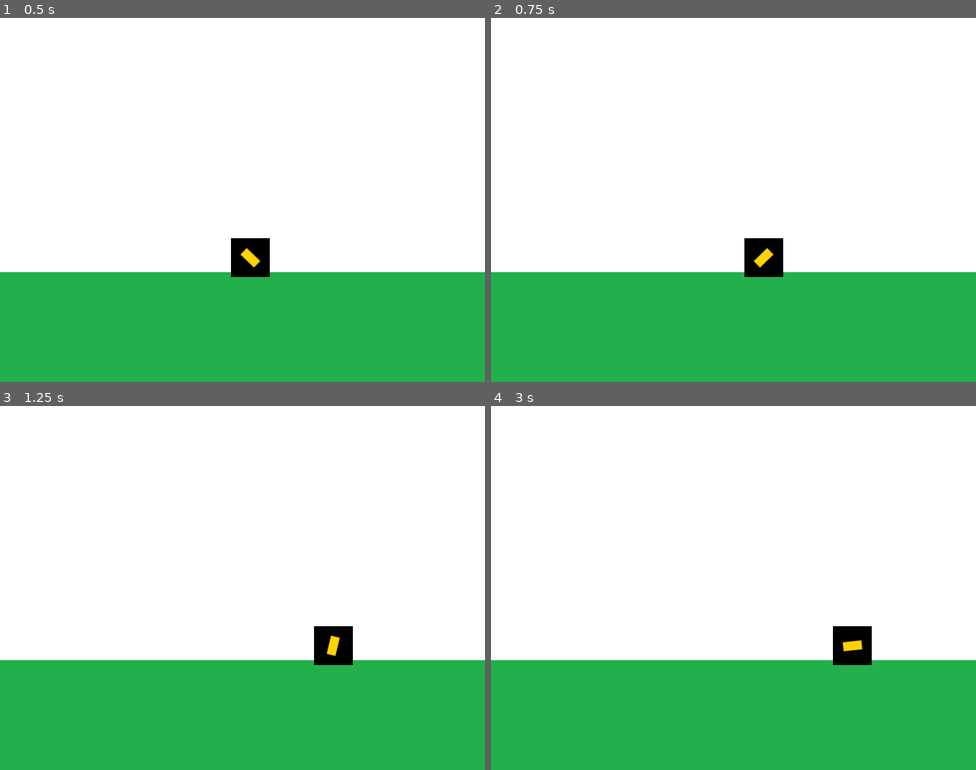
Above: before the commit, frames 1-4 (two rows, left to right).
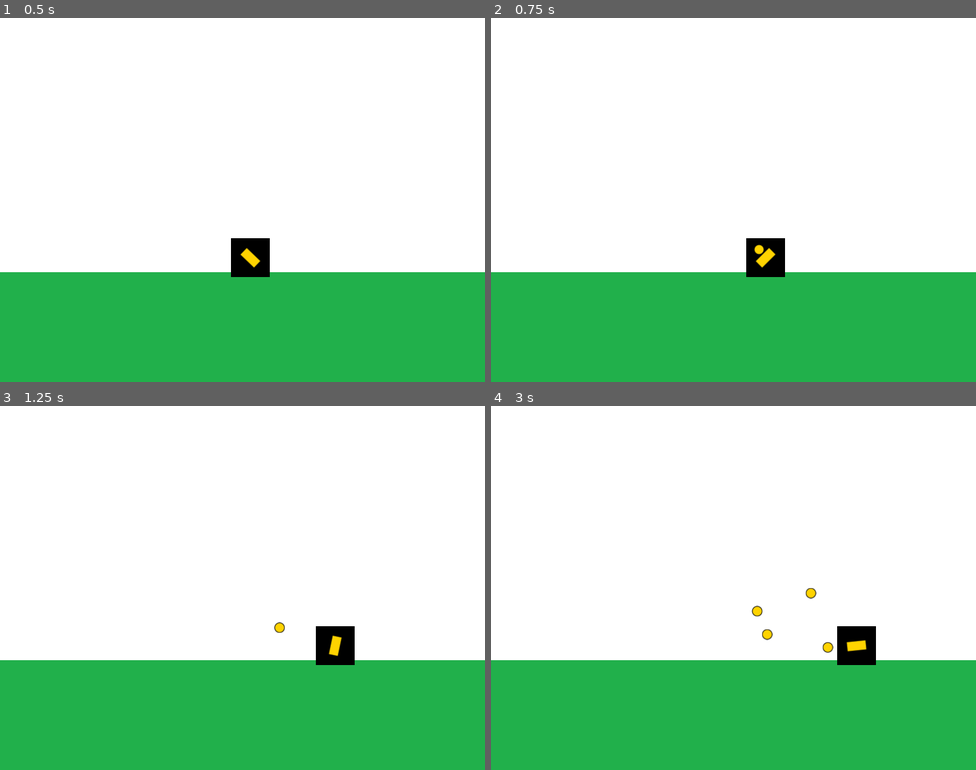
Above: after the commit, the same moments.

Repository: EnzoGalarza/entregas-idv-galarza-enzo
Game: Godot game, scene res://Main.tscn
The game is run twice, just before and just after one commit, with the same random seed, the same clock (stepped at 60 frames per second) and the same inputs.
Inputs (mouse positions are in pixels of both pictures, inside the frame that each line leads up to):
- Up to frame 1 (0.5 s): no input
- Up to frame 2 (0.75 s): tap Enter at 0.5 s; move the mouse to (840, 181) at 0.52 s; hold D (move_right) from 0.53 s (still down); click (840, 181) at 0.6 s
- Up to frame 3 (1.25 s): keep holding D (move_right)
- Up to frame 4 (3 s): move the mouse to (636, 606) at 1.27 s; release D (move_right) at 1.28 s; hold A (move_left) 1.28-2.03 s; click (636, 606) at 1.35 s; move the mouse to (782, 507) at 2.02 s; hold D (move_right) from 2.03 s (still down); click (782, 507) at 2.1 s; move the mouse to (709, 660) at 2.77 s; click (709, 660) at 2.85 s

Frame 1 is identical in both runs. In frame 2, 0.2% of the frame differs, in the area x 52-61%, y 60-72%; in frame 3, 0.2%; in frame 4, 0.5%, in the area x 53-80%, y 50-72%.
Error before the commit: Invalid call. Nonexistent function 'fire' in base 'Sprite (Cannon.gd)'. (res://entities/player/Player.gd:14)

Commit message:
Agrego disparos en el Cannon con direccion

Diff:
--- /dev/null
+++ b/entrega-2-galarza-enzo/Main.gd
@@ -0,0 +1,4 @@
+extends Node
+
+func _ready():
+	$Player.set_projectile_container(self)
--- a/entrega-2-galarza-enzo/Main.tscn
+++ b/entrega-2-galarza-enzo/Main.tscn
@@ -1,10 +1,12 @@
-[gd_scene load_steps=4 format=2]
+[gd_scene load_steps=5 format=2]
 
 [ext_resource path="res://entities/player/Player.tscn" type="PackedScene" id=1]
 [ext_resource path="res://assets/textures/background.png" type="Texture" id=2]
 [ext_resource path="res://assets/textures/floor.png" type="Texture" id=3]
+[ext_resource path="res://Main.gd" type="Script" id=4]
 
 [node name="Main" type="Node"]
+script = ExtResource( 4 )
 
 [node name="Background" type="TextureRect" parent="."]
 anchor_right = 1.0
--- /dev/null
+++ b/entrega-2-galarza-enzo/entities/AbstractProjectile.gd
@@ -0,0 +1,15 @@
+extends Sprite
+class_name Projectile
+
+var direction:Vector2
+
+func _ready():
+	set_physics_process(false)
+
+func set_starting_values(starting_position: Vector2, fire_direction : Vector2):
+	global_position = starting_position
+	self.direction = fire_direction
+	set_physics_process(true)
+
+func _physics_process(delta):
+	position += direction*50*delta
--- /dev/null
+++ b/entrega-2-galarza-enzo/entities/AbstractProjectile.tscn
@@ -0,0 +1,6 @@
+[gd_scene load_steps=2 format=2]
+
+[ext_resource path="res://entities/AbstractProjectile.gd" type="Script" id=1]
+
+[node name="Projectile" type="Sprite"]
+script = ExtResource( 1 )
--- a/entrega-2-galarza-enzo/entities/player/Cannon.gd
+++ b/entrega-2-galarza-enzo/entities/player/Cannon.gd
@@ -1,16 +1,16 @@
 extends Sprite
 
+onready var fire_position : Position2D = $FirePosition
 
-# Declare member variables here. Examples:
-# var a = 2
-# var b = "text"
+export (PackedScene) var projectile_scene : PackedScene
 
+var projectile_container : Node
 
-# Called when the node enters the scene tree for the first time.
-func _ready():
-	pass # Replace with function body.
+func fire():
+	var projectile_instance : Projectile = projectile_scene.instance()
+	var real_fire_position = fire_position.global_position - global_position
+	projectile_container.add_child(projectile_instance)
+	projectile_instance.set_starting_values(fire_position.global_position,real_fire_position.normalized())
 
-
-# Called every frame. 'delta' is the elapsed time since the previous frame.
-#func _process(delta):
-#	pass
+func set_container(container : Node):
+	projectile_container = container
--- a/entrega-2-galarza-enzo/entities/player/Player.gd
+++ b/entrega-2-galarza-enzo/entities/player/Player.gd
@@ -1,7 +1,13 @@
 extends Sprite
 
 onready var cannon : Sprite = $Cannon
+var projectile_container : Node
 var speed = 200
+
+
+func set_projectile_container(container : Node):
+	cannon.set_container(container)
+	projectile_container = container
 
 func _physics_process(delta):
 
--- a/entrega-2-galarza-enzo/entities/player/Player.tscn
+++ b/entrega-2-galarza-enzo/entities/player/Player.tscn
@@ -1,9 +1,10 @@
-[gd_scene load_steps=5 format=2]
+[gd_scene load_steps=6 format=2]
 
 [ext_resource path="res://entities/player/Player.gd" type="Script" id=1]
 [ext_resource path="res://assets/textures/player.png" type="Texture" id=2]
 [ext_resource path="res://assets/textures/cannon.png" type="Texture" id=3]
 [ext_resource path="res://entities/player/Cannon.gd" type="Script" id=4]
+[ext_resource path="res://entities/player/Projectile.tscn" type="PackedScene" id=5]
 
 [node name="Player" type="Sprite"]
 position = Vector2( -0.0635071, 0.165405 )
@@ -13,3 +14,7 @@
 [node name="Cannon" type="Sprite" parent="."]
 texture = ExtResource( 3 )
 script = ExtResource( 4 )
+projectile_scene = ExtResource( 5 )
+
+[node name="FirePosition" type="Position2D" parent="Cannon"]
+position = Vector2( 15.0635, -0.165405 )
--- /dev/null
+++ b/entrega-2-galarza-enzo/entities/player/Projectile.tscn
@@ -0,0 +1,7 @@
+[gd_scene load_steps=3 format=2]
+
+[ext_resource path="res://entities/AbstractProjectile.tscn" type="PackedScene" id=1]
+[ext_resource path="res://assets/textures/proyectile_player.png" type="Texture" id=2]
+
+[node name="Projectile" instance=ExtResource( 1 )]
+texture = ExtResource( 2 )
--- a/entrega-2-galarza-enzo/project.godot
+++ b/entrega-2-galarza-enzo/project.godot
@@ -8,8 +8,14 @@
 
 config_version=4
 
-_global_script_classes=[  ]
+_global_script_classes=[ {
+"base": "Sprite",
+"class": "Projectile",
+"language": "GDScript",
+"path": "res://entities/AbstractProjectile.gd"
+} ]
 _global_script_class_icons={
+"Projectile": ""
 }
 
 [application]
